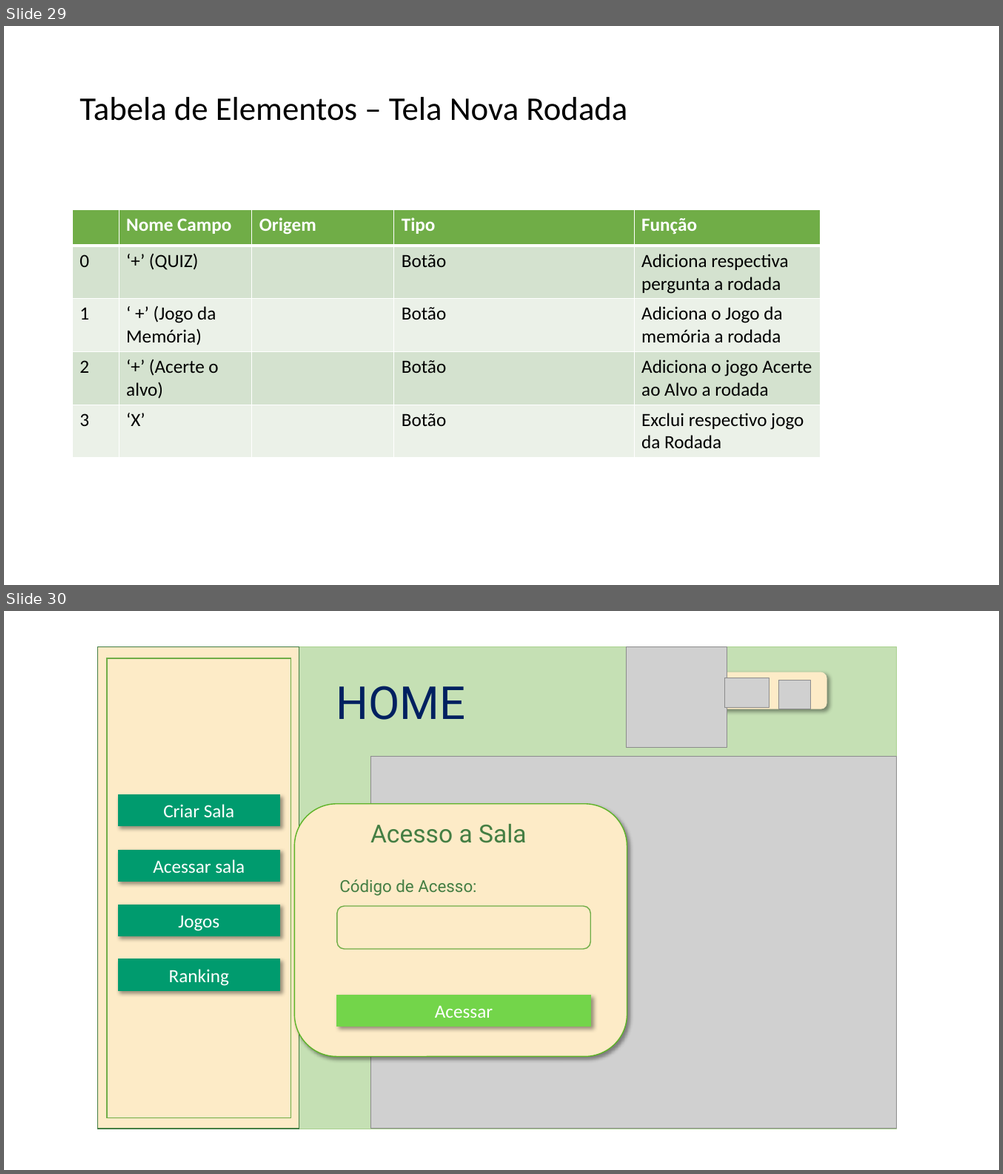
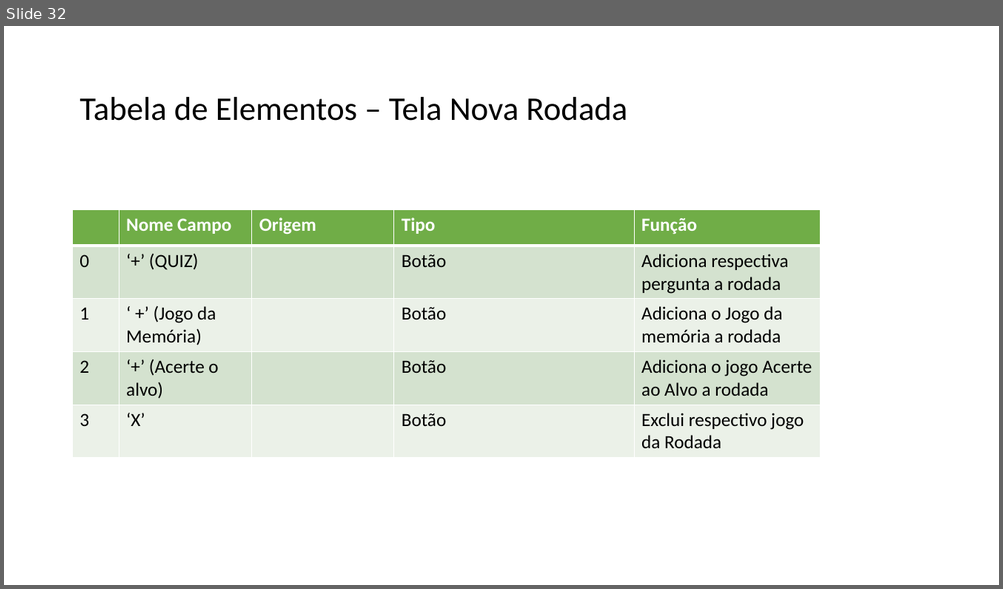
Before and after one commit to NathanReis/FTT-Recicla, a slide deck: DocumentacaoProjeto/Protótipo_Visual.pptx. Shown one above the other, each under a label of ours: slides 29 and 30 before the commit, slide 32 after it. The pictures are 1003x1174 and 1003x589 pixels, drawn with LibreOffice and Linux fonts; fonts in the diff are those of the drawing; grey boxes stand for pictures. Boxes give left, top, right and bottom in pixels: in the first picture for what was removed or moved away, otherwise in the second. Text is boxed around its words. In the diff, an @@ line names an element or a change of style, - is before the commit and + after.

```diff
--- a/DocumentacaoProjeto/Protótipo_Visual.pptx
+++ b/DocumentacaoProjeto/Protótipo_Visual.pptx
@@ slide 30 removed at [4,611,999,1170], background #FFFFFF @@
@@ rectangle removed at [97,647,896,1129] @@
@@ rectangle removed at [97,647,299,1129] @@
@@ picture removed at [626,647,727,748] @@
@@ rounded rectangle removed at [107,658,290,1119] @@
@@ rounded rectangle removed at [659,672,827,709] @@
@@ text removed at [336,686,465,720] @@
-HOME
@@ picture removed at [724,678,768,707] @@
@@ picture removed at [779,681,811,709] @@
@@ picture removed at [371,757,896,1130] @@
@@ rectangle removed at [118,795,279,826] @@
-Criar Sala
@@ rounded rectangle removed at [294,804,627,1057] @@
@@ text removed at [370,824,526,843] @@
-Acesso a Sala
@@ rectangle removed at [118,851,279,881] @@
-Acessar sala
@@ text removed at [339,880,476,896] @@
-Código de Acesso:
@@ rectangle removed at [118,905,279,936] @@
-Jogos
@@ rounded rectangle removed at [337,906,590,950] @@
@@ rectangle removed at [118,960,279,990] @@
-Ranking
@@ rectangle removed at [337,995,590,1026] @@
-Acessar
@@ what was slide 29 is now slide 32 @@
```
Also in this commit, not shown: 5 slides changed, 3 slides added, 2 other slides removed.
